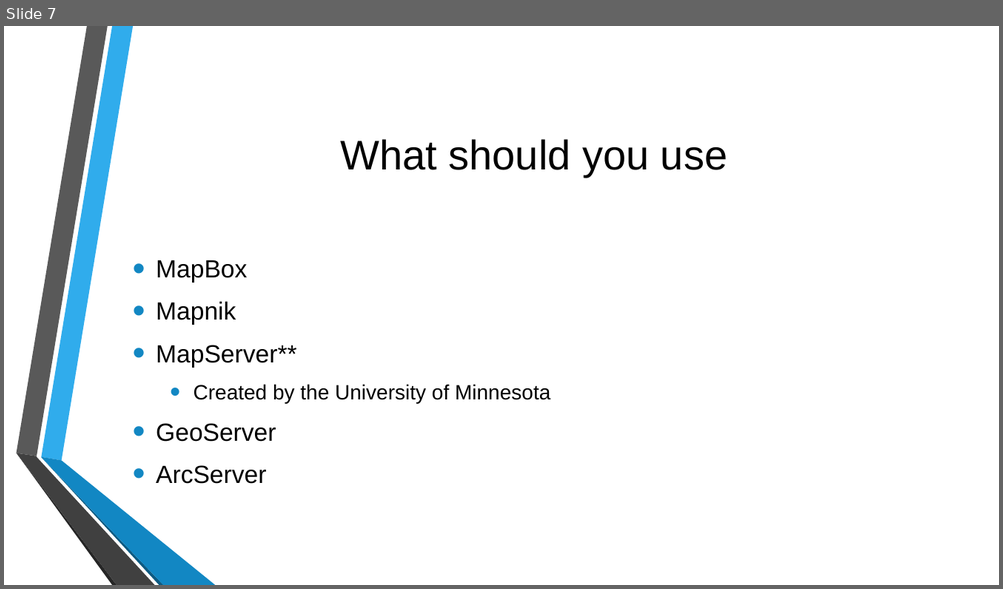
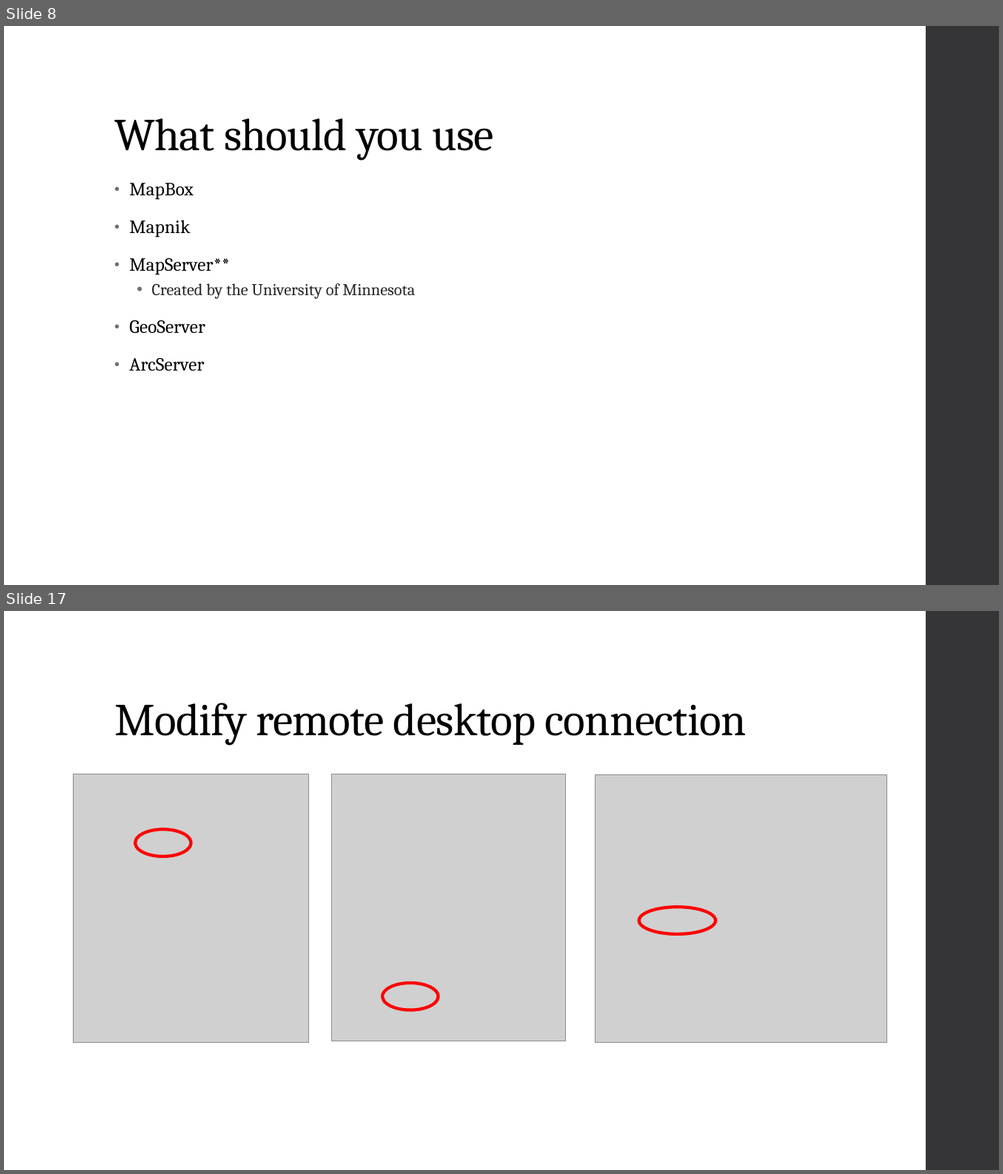
Before and after one commit to MGIS-UMN/GIS5577_week10, a slide deck: WebMapping_Backend.odp. Shown one above the other, each under a label of ours: slide 7 before the commit, slides 8 and 17 after it; the slides between them are not shown. The pictures are 1003x589 and 1003x1174 pixels, drawn with LibreOffice and Linux fonts; fonts in the diff are those of the drawing; grey boxes stand for pictures; background and template pictures are left out. Boxes give left, top, right and bottom in pixels: in the first picture for what was removed or moved away, otherwise in the second. Text is boxed around its words. In the diff, an @@ line names an element or a change of style, - is before the commit and + after.

```diff
--- a/WebMapping_Backend.odp
+++ b/WebMapping_Backend.odp
@@ slide 17 added at <box>4,611,999,1170</box>, background #FFFFFF; not listed: 1 template element that a slide beside it also shows @@
@@ title added at <box>114,703,746,745</box>, 44 pt, text #000000 @@
+Modify remote desktop connection
@@ picture added at <box>74,775,308,1043</box> @@
@@ picture added at <box>332,775,565,1042</box> @@
@@ picture added at <box>595,775,887,1043</box> @@
@@ freeform shape added at <box>135,829,191,857</box>, outline #FF0000 3 pt @@
@@ freeform shape added at <box>639,907,716,934</box>, outline #FF0000 3 pt @@
@@ freeform shape added at <box>382,983,438,1010</box>, outline #FF0000 3 pt @@
@@ what was slide 7 is now slide 8 @@
@@ slide 8 changed as well @@
@@ freeform shape added at <box>925,26,999,585</box>, fill #353537 @@
@@ title "What should you use": place and size @@
-title "What should you use" at <box>341,139,727,177</box>
+title "What should you use" at <box>114,118,494,160</box>
@@ title "What should you use" at <box>114,118,494,160</box>: size 40 to 44 pt, font Arial to Cambria, letter spacing 0 to -0.5 pt; alignment centre to left; line spacing 1 to 0.9; vertical alignment middle to bottom @@
@@ text "MapBox": place and size @@
-text "MapBox" at <box>156,261,550,484</box>
+text "MapBox" at <box>129,183,415,371</box>
@@ text "MapBox" at <box>129,183,415,371</box>: size 24 to 18 pt, letter spacing 0 to 0.1 pt in "MapBox", "Mapnik", "MapServer**", "GeoServer" and 1 more places; font Arial to Cambria; size 20 to 16 pt, text colour #000000 to #262626 in "Created by the University of Minnesota"; indent changed; line spacing 1 to 0.95; more space between paragraphs; bullet colour #1287C3 to #6F6F74; line spacing 1 to 0.9; less space between paragraphs; vertical alignment middle to top @@
@@ group removed at <box>16,26,215,585</box>: 6 freeform shapes @@
```
Also in this commit, not shown: 6 other slides changed, 13 other slides added, 6 slides removed.
